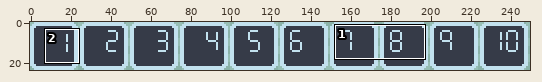
Pixel-art file -- Art/numbers.aseprite. The picture above shows the old version from afar; the outline marks the close-up.
Close-up. As it was:
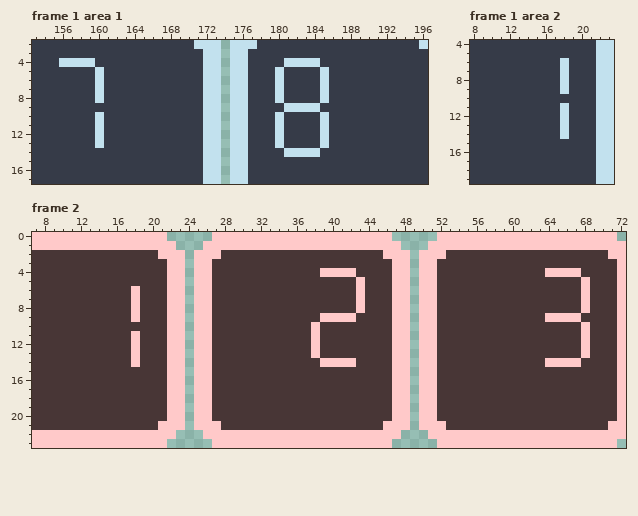
250x24 pixels, 2 frames. Shown: frame 1 area 1: x 153..196, y 2..17; frame 1 area 2: x 8..23, y 4..19; frame 2: x 7..72, y 0..23. The commit also changed other frames or places, which this record leaves out.
After:
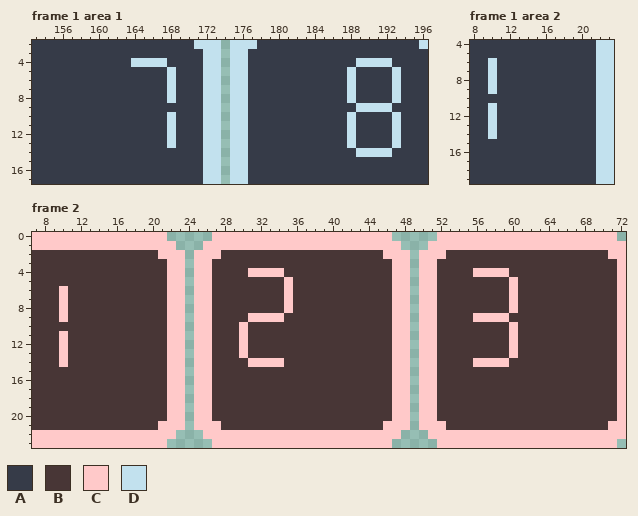
Palette (. is transparent): A #363b48  B #483636  C #ffc9c9  D #c2e1ee
Difference:
--- frame 1 area 1, layer "Layer 2"
@@ x 153..196 @@
  3 AAAAAAAAAAAAAAAAAAADD.DDAAAAAAAAAAAAAAAAAAAA
- 4 AAADDDDAAAAAAAAAAAADD.DDAAAADDDDAAAAAAAAAAAA
- 5 AAAAAAADAAAAAAAAAAADD.DDAAADAAAADAAAAAAAAAAA
- 6 AAAAAAADAAAAAAAAAAADD.DDAAADAAAADAAAAAAAAAAA
- 7 AAAAAAADAAAAAAAAAAADD.DDAAADAAAADAAAAAAAAAAA
- 8 AAAAAAADAAAAAAAAAAADD.DDAAADAAAADAAAAAAAAAAA
- 9 AAAAAAAAAAAAAAAAAAADD.DDAAAADDDDAAAAAAAAAAAA
-10 AAAAAAADAAAAAAAAAAADD.DDAAADAAAADAAAAAAAAAAA
-11 AAAAAAADAAAAAAAAAAADD.DDAAADAAAADAAAAAAAAAAA
-12 AAAAAAADAAAAAAAAAAADD.DDAAADAAAADAAAAAAAAAAA
-13 AAAAAAADAAAAAAAAAAADD.DDAAADAAAADAAAAAAAAAAA
-14 AAAAAAAAAAAAAAAAAAADD.DDAAAADDDDAAAAAAAAAAAA
+ 4 AAAAAAAAAAADDDDAAAADD.DDAAAAAAAAAAAADDDDAAAA
+ 5 AAAAAAAAAAAAAAADAAADD.DDAAAAAAAAAAADAAAADAAA
+ 6 AAAAAAAAAAAAAAADAAADD.DDAAAAAAAAAAADAAAADAAA
+ 7 AAAAAAAAAAAAAAADAAADD.DDAAAAAAAAAAADAAAADAAA
+ 8 AAAAAAAAAAAAAAADAAADD.DDAAAAAAAAAAADAAAADAAA
+ 9 AAAAAAAAAAAAAAAAAAADD.DDAAAAAAAAAAAADDDDAAAA
+10 AAAAAAAAAAAAAAADAAADD.DDAAAAAAAAAAADAAAADAAA
+11 AAAAAAAAAAAAAAADAAADD.DDAAAAAAAAAAADAAAADAAA
+12 AAAAAAAAAAAAAAADAAADD.DDAAAAAAAAAAADAAAADAAA
+13 AAAAAAAAAAAAAAADAAADD.DDAAAAAAAAAAADAAAADAAA
+14 AAAAAAAAAAAAAAAAAAADD.DDAAAAAAAAAAAADDDDAAAA
 15 AAAAAAAAAAAAAAAAAAADD.DDAAAAAAAAAAAAAAAAAAAA
--- frame 1 area 2, layer "Layer 2"
@@ x 8..23 @@
  5 AAAAAAAAAAAAAADD
- 6 AAAAAAAAAADAAADD
- 7 AAAAAAAAAADAAADD
- 8 AAAAAAAAAADAAADD
- 9 AAAAAAAAAADAAADD
+ 6 AADAAAAAAAAAAADD
+ 7 AADAAAAAAAAAAADD
+ 8 AADAAAAAAAAAAADD
+ 9 AADAAAAAAAAAAADD
 10 AAAAAAAAAAAAAADD
-11 AAAAAAAAAADAAADD
-12 AAAAAAAAAADAAADD
-13 AAAAAAAAAADAAADD
-14 AAAAAAAAAADAAADD
+11 AADAAAAAAAAAAADD
+12 AADAAAAAAAAAAADD
+13 AADAAAAAAAAAAADD
+14 AADAAAAAAAAAAADD
 15 AAAAAAAAAAAAAADD
--- frame 2, layer "Layer 2"
@@ x 7..72 @@
  3 BBBBBBBBBBBBBBBCC.CCBBBBBBBBBBBBBBBBBBBBCC.CCBBBBBBBBBBBBBBBBBBBBC
- 4 BBBBBBBBBBBBBBBCC.CCBBBBBBBBBBBBCCCCBBBBCC.CCBBBBBBBBBBBBCCCCBBBBC
- 5 BBBBBBBBBBBBBBBCC.CCBBBBBBBBBBBBBBBBCBBBCC.CCBBBBBBBBBBBBBBBBCBBBC
- 6 BBBBBBBBBBBCBBBCC.CCBBBBBBBBBBBBBBBBCBBBCC.CCBBBBBBBBBBBBBBBBCBBBC
- 7 BBBBBBBBBBBCBBBCC.CCBBBBBBBBBBBBBBBBCBBBCC.CCBBBBBBBBBBBBBBBBCBBBC
- 8 BBBBBBBBBBBCBBBCC.CCBBBBBBBBBBBBBBBBCBBBCC.CCBBBBBBBBBBBBBBBBCBBBC
- 9 BBBBBBBBBBBCBBBCC.CCBBBBBBBBBBBBCCCCBBBBCC.CCBBBBBBBBBBBBCCCCBBBBC
-10 BBBBBBBBBBBBBBBCC.CCBBBBBBBBBBBCBBBBBBBBCC.CCBBBBBBBBBBBBBBBBCBBBC
-11 BBBBBBBBBBBCBBBCC.CCBBBBBBBBBBBCBBBBBBBBCC.CCBBBBBBBBBBBBBBBBCBBBC
-12 BBBBBBBBBBBCBBBCC.CCBBBBBBBBBBBCBBBBBBBBCC.CCBBBBBBBBBBBBBBBBCBBBC
-13 BBBBBBBBBBBCBBBCC.CCBBBBBBBBBBBCBBBBBBBBCC.CCBBBBBBBBBBBBBBBBCBBBC
-14 BBBBBBBBBBBCBBBCC.CCBBBBBBBBBBBBCCCCBBBBCC.CCBBBBBBBBBBBBCCCCBBBBC
+ 4 BBBBBBBBBBBBBBBCC.CCBBBBCCCCBBBBBBBBBBBBCC.CCBBBBCCCCBBBBBBBBBBBBC
+ 5 BBBBBBBBBBBBBBBCC.CCBBBBBBBBCBBBBBBBBBBBCC.CCBBBBBBBBCBBBBBBBBBBBC
+ 6 BBBCBBBBBBBBBBBCC.CCBBBBBBBBCBBBBBBBBBBBCC.CCBBBBBBBBCBBBBBBBBBBBC
+ 7 BBBCBBBBBBBBBBBCC.CCBBBBBBBBCBBBBBBBBBBBCC.CCBBBBBBBBCBBBBBBBBBBBC
+ 8 BBBCBBBBBBBBBBBCC.CCBBBBBBBBCBBBBBBBBBBBCC.CCBBBBBBBBCBBBBBBBBBBBC
+ 9 BBBCBBBBBBBBBBBCC.CCBBBBCCCCBBBBBBBBBBBBCC.CCBBBBCCCCBBBBBBBBBBBBC
+10 BBBBBBBBBBBBBBBCC.CCBBBCBBBBBBBBBBBBBBBBCC.CCBBBBBBBBCBBBBBBBBBBBC
+11 BBBCBBBBBBBBBBBCC.CCBBBCBBBBBBBBBBBBBBBBCC.CCBBBBBBBBCBBBBBBBBBBBC
+12 BBBCBBBBBBBBBBBCC.CCBBBCBBBBBBBBBBBBBBBBCC.CCBBBBBBBBCBBBBBBBBBBBC
+13 BBBCBBBBBBBBBBBCC.CCBBBCBBBBBBBBBBBBBBBBCC.CCBBBBBBBBCBBBBBBBBBBBC
+14 BBBCBBBBBBBBBBBCC.CCBBBBCCCCBBBBBBBBBBBBCC.CCBBBBCCCCBBBBBBBBBBBBC
 15 BBBBBBBBBBBBBBBCC.CCBBBBBBBBBBBBBBBBBBBBCC.CCBBBBBBBBBBBBBBBBBBBBC
